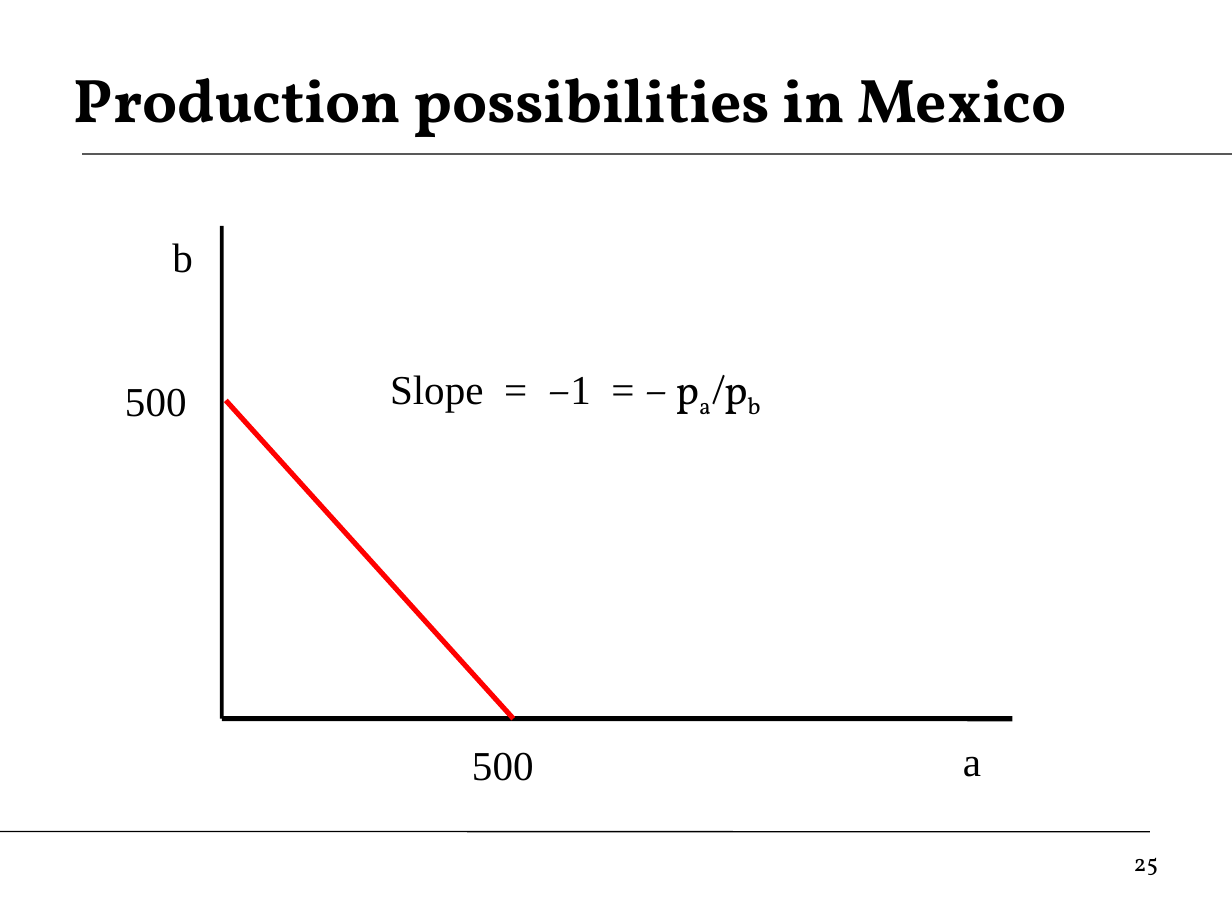
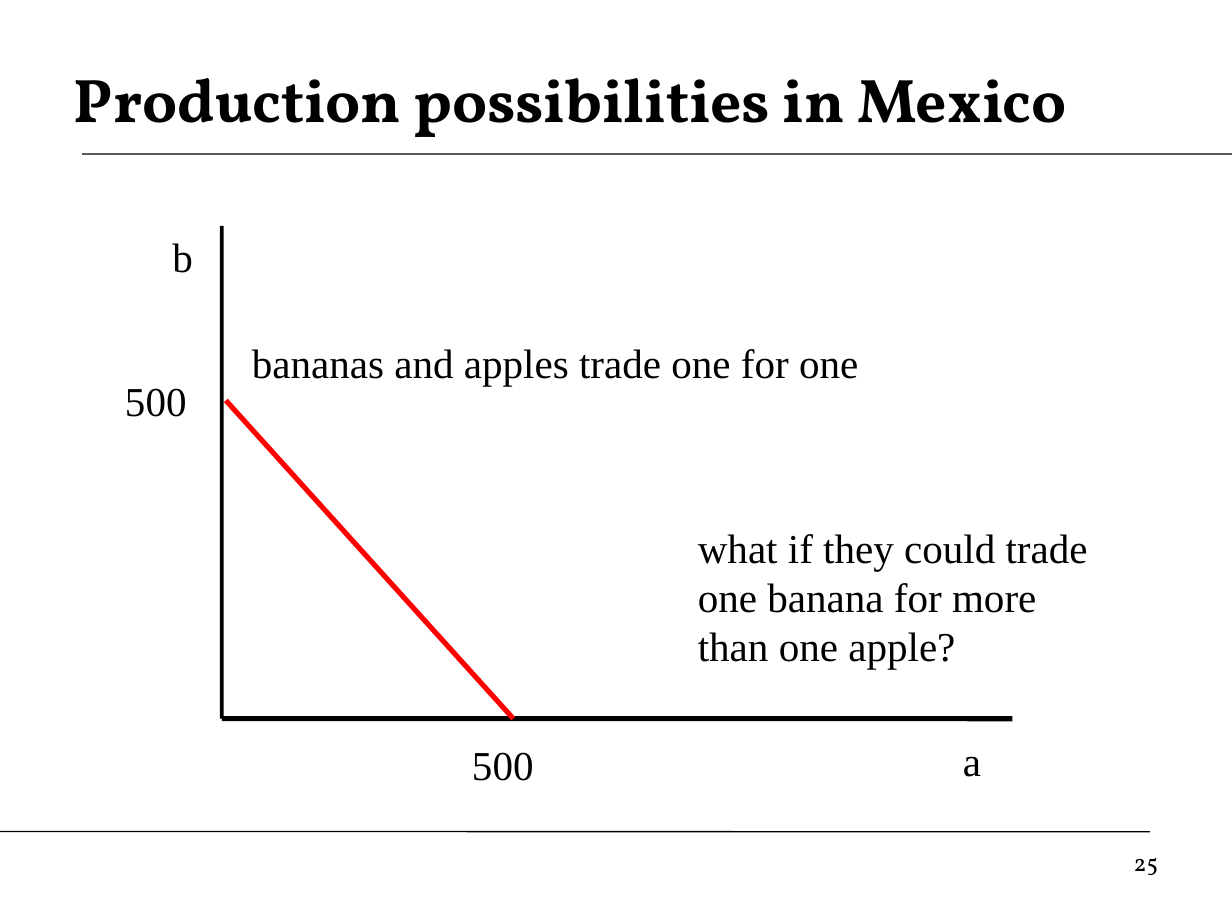
Before and after one commit to DaveBackus/Global_Economy, a slide deck: slide 25 of Slides/slides_trade_f14.pptx. Drawn at 1232x924 pixels with LibreOffice and Linux fonts; fonts in the diff are those of the drawing. Boxes give left, top, right and bottom in pixels: in the first picture for what was removed or moved away, otherwise in the second. Text is boxed around its words. In the diff, an @@ line names an element or a change of style, - is before the commit and + after.

Commit message:
update slides
trade

```diff
--- a/Slides/slides_trade_f14.pptx
+++ b/Slides/slides_trade_f14.pptx
@@ text added at (252, 349, 858, 386), 24 pt, text #000000 @@
+bananas and apples trade one for one
@@ text removed at (390, 375, 591, 412) @@
-Slope = −1 = − pa/pb
@@ text added at (698, 534, 1088, 669), 24 pt, text #000000 @@
+what if they could trade one banana for more than one apple?
```
Also in this commit, not shown: 3 other slides changed, 1 slide added, 13 other files.
